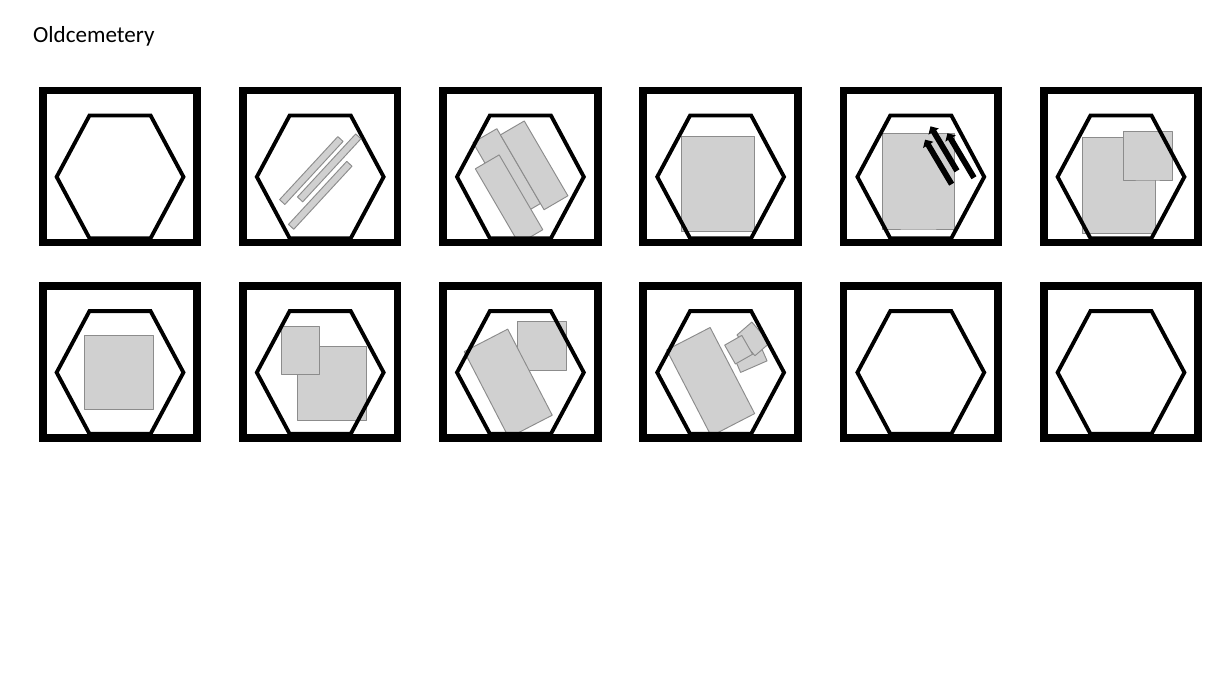
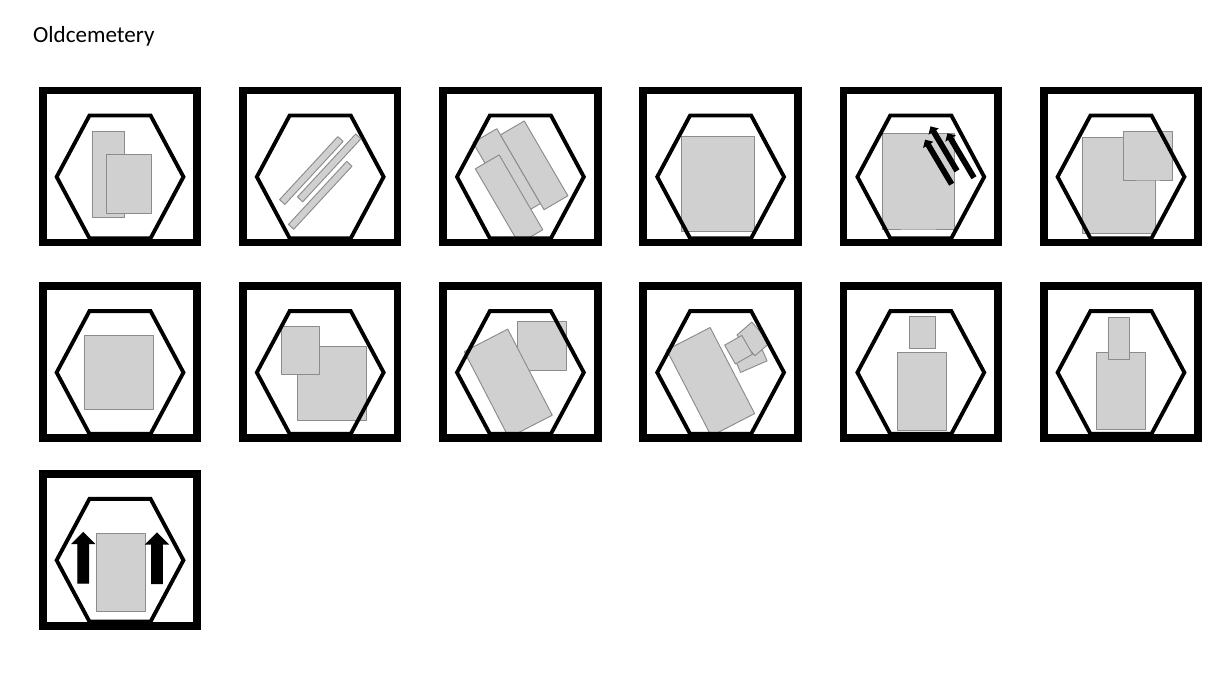
Before and after one commit to alexliuhust/JS_ChessGames, a slide deck: slide 8 of image process/drawings.pptx (slide 9 before the commit). Drawn at 1232x693 pixels with LibreOffice and Linux fonts; fonts in the diff are those of the drawing; grey boxes stand for pictures. Boxes give left, top, right and bottom in pixels: in the first picture for what was removed or moved away, otherwise in the second. Text is boxed around its words. In the diff, an @@ line names an element or a change of style, - is before the commit and + after.

```diff
--- a/image process/drawings.pptx
+++ b/image process/drawings.pptx
@@ hexagon at (x1=56, y1=116, x2=183, y2=238): fill #FFFFFF to none @@
@@ picture added at (x1=92, y1=131, x2=125, y2=218) @@
@@ picture added at (x1=106, y1=154, x2=151, y2=213) @@
@@ picture added at (x1=910, y1=316, x2=936, y2=348) @@
@@ picture added at (x1=1109, y1=318, x2=1130, y2=360) @@
@@ picture added at (x1=897, y1=352, x2=946, y2=430) @@
@@ picture added at (x1=1097, y1=352, x2=1146, y2=430) @@
@@ rectangle added at (x1=43, y1=474, x2=197, y2=627), outline #000000 6 pt @@
@@ hexagon added at (x1=56, y1=499, x2=183, y2=622), outline #000000 3 pt @@
@@ right arrow added at (x1=73, y1=533, x2=94, y2=583), fill #000000, outline #000000 1 pt @@
@@ picture added at (x1=96, y1=534, x2=145, y2=612) @@
@@ right arrow added at (x1=146, y1=534, x2=168, y2=584), fill #000000, outline #000000 1 pt @@
```
Also in this commit, not shown: 1 other slide changed, 7 other files.
